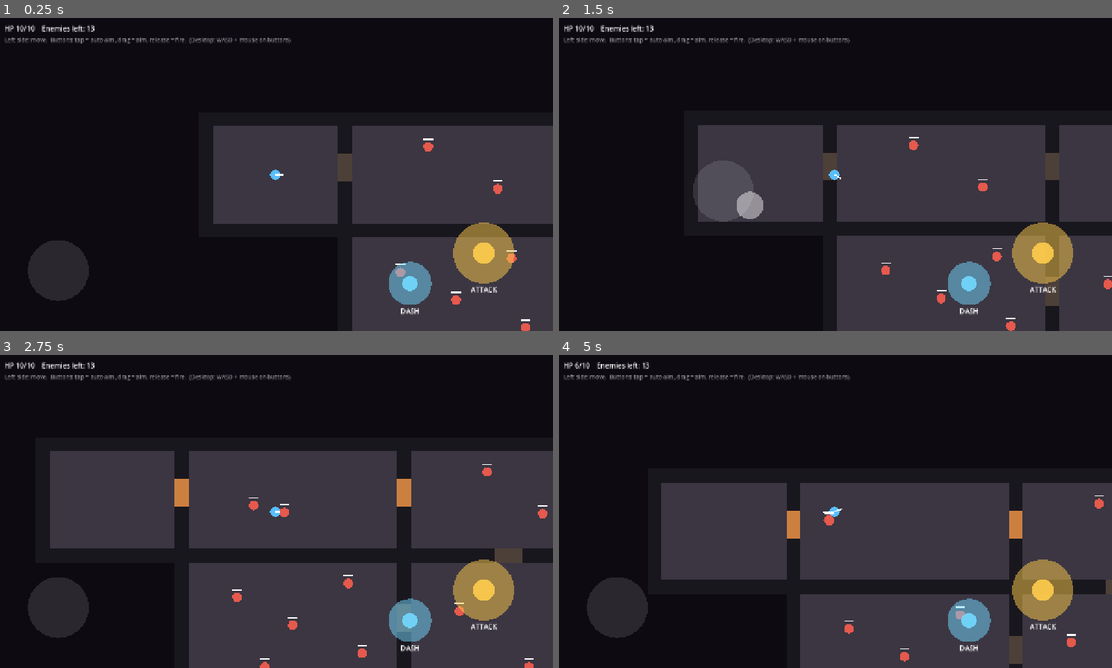
Above: before the commit, frames 1-4 (two rows, left to right).
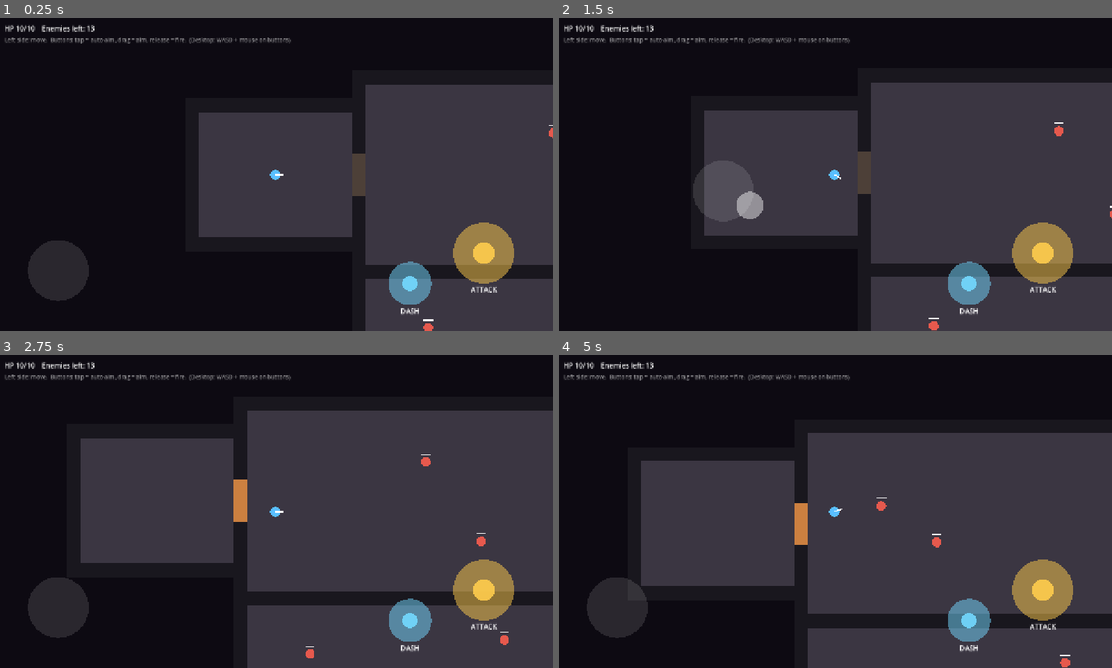
Above: after the commit, the same moments.

Repository: Zenb0t/toto
Game: Godot game, scene res://scenes/main.tscn
The game is run twice, just before and just after one commit, with the same random seed, the same clock (stepped at 60 frames per second) and the same inputs.
Inputs (mouse positions are in pixels of both pictures, inside the frame that each line leads up to):
- Up to frame 1 (0.25 s): no input
- Up to frame 2 (1.5 s): tap Enter at 0.5 s; move the mouse to (957, 158) at 0.52 s; hold D (move_right) 0.53-1.25 s; hold Shift 0.53-1.25 s; click (957, 158) at 0.67 s; drag from (724, 190) to (807, 237) at 1.27 s
- Up to frame 3 (2.75 s): move the mouse to (331, 442) at 2.02 s; hold D (move_right) from 2.03 s (still down); tap Ctrl at 2.1 s
- Up to frame 4 (5 s): release D (move_right) at 2.75 s; drag from (807, 574) to (669, 464) at 2.77 s; move the mouse to (1001, 558) at 3.52 s; hold A (move_left) 3.53-4.25 s; tap Alt at 3.6 s; drag from (669, 464) to (752, 433) at 4.27 s

The runs differ from the first frame. In frame 1, 12% of the frame differs, in the area x 35-100%, y 21-100%; in frame 2, 16%; in frame 3, 22%, in the area x 9-100%, y 17-100%; in frame 4, 19%.

Commit message:
Playtest feedback: attack wind-up, slower player, roomier dungeon
- Attacks now leave after a 0.15s wind-up (with a telegraph flash), and
  the time between attacks goes from 0.35s to 0.5s
- Player speed 220 -> 160
- Test dungeon rooms are much larger (up to 23x15 tiles) with 3-tile doors;
  same five-room route and enemy counts

Co-Authored-By: Claude Opus 5.5 <noreply@anthropic.com>
Claude-Session: https://claude.ai/code/session_015ZGKCCJdA1nx2f1Xhpqp12

Diff:
--- a/scripts/actors/player.gd
+++ b/scripts/actors/player.gd
@@ -6,12 +6,15 @@
 signal health_changed(current: int, maximum: int)
 signal died
 
-const SPEED := 220.0
+const SPEED := 160.0
 const MAX_HEALTH := 10
 const RADIUS := 12.0
 const BODY_COLOR := Color(0.35, 0.75, 1.0)
 const AIM_PREVIEW_COLOR := Color(1, 1, 1, 0.3)
-const ATTACK_INTERVAL := 0.35
+const ATTACK_INTERVAL := 0.5
+## Delay between releasing the button and the shot leaving, so attacks feel deliberate.
+const ATTACK_WINDUP := 0.15
+const WINDUP_COLOR := Color(1.0, 0.85, 0.4, 0.8)
 # Temporary utility until equipment exists.
 const DASH_SPEED := 900.0
 const DASH_DURATION := 0.15
@@ -27,6 +30,8 @@
 var _dash_direction := Vector2.ZERO
 var _dash_time_left := 0.0
 var _aim_preview := Vector2.ZERO
+var _windup_direction := Vector2.ZERO
+var _windup_time_left := 0.0
 
 
 func _ready() -> void:
@@ -40,11 +45,13 @@
 	_move_input = strength.limit_length(1.0)
 
 
+## Starts an attack. The shot leaves after a short wind-up; taps during the cooldown are ignored.
 func attack(direction: Vector2) -> void:
 	if direction == Vector2.ZERO or not _attack_cooldown.try_trigger():
 		return
 	facing = direction.normalized()
-	attack_fired.emit(global_position, facing)
+	_windup_direction = facing
+	_windup_time_left = ATTACK_WINDUP
 
 
 func dash(direction: Vector2) -> void:
@@ -76,6 +83,7 @@
 func _physics_process(delta: float) -> void:
 	_attack_cooldown.tick(delta)
 	_dash_cooldown.tick(delta)
+	_advance_windup(delta)
 	if _dash_time_left > 0.0:
 		_dash_time_left -= delta
 		velocity = _dash_direction * DASH_SPEED
@@ -87,7 +95,17 @@
 	queue_redraw()
 
 
+func _advance_windup(delta: float) -> void:
+	if _windup_time_left <= 0.0:
+		return
+	_windup_time_left -= delta
+	if _windup_time_left <= 0.0:
+		attack_fired.emit(global_position, _windup_direction)
+
+
 func _draw() -> void:
+	if _windup_time_left > 0.0:
+		draw_line(Vector2.ZERO, _windup_direction * (RADIUS + 28.0), WINDUP_COLOR, RADIUS * 1.4)
 	if _aim_preview != Vector2.ZERO:
 		draw_line(Vector2.ZERO, _aim_preview, AIM_PREVIEW_COLOR, RADIUS * 1.2)
 	draw_circle(Vector2.ZERO, RADIUS, BODY_COLOR)
--- a/scripts/dungeon/test_dungeon.gd
+++ b/scripts/dungeon/test_dungeon.gd
@@ -2,23 +2,35 @@
 ## The small, fixed dungeon used to playtest the core loop. Same layout every run; only loot varies.
 
 const LAYOUT := """
-###########################################
-#.........#...............#...............#
-#.........#.....e.........#.....e.........#
-#.........+...............+............e..#
-#....P....+...............+...............#
-#.........#..........e....#.........e.....#
-#.........#...............#...............#
-#.........#...............#...............#
-#################################++########
-###########...............#...............#
-###########...........e...#...............#
-###########...e...........#...........e...#
-###########...............+...e...........#
-###########.......e.......+...............#
-###########...............#...............#
-###########............e..#...............#
-###########.....e.........#........e......#
-###########...............#...............#
-###########################################
+#############################################################
+#############.......................#.......................#
+#############.......................#.......................#
+#...........#.......................#.......e...............#
+#...........#.............e.........#.......................#
+#...........#.......................#.......................#
+#...........+.......................+.......................#
+#.....P.....+.......................+................e......#
+#...........+.......................+.......................#
+#...........#.......................#.......................#
+#...........#.................e.....#.......................#
+#...........#.......................#.........e.............#
+#############.......................#.......................#
+#############.......................#.......................#
+###############################################+++###########
+#############.......................#.......................#
+#############.......................#.......................#
+#############..................e....#.......................#
+#############....e..................#.......................#
+#############.......................#..................e....#
+#############.......................#.....e.................#
+#############.......................+.......................#
+#############...........e...........+.......................#
+#############.......................+.......................#
+#############.......................#.......................#
+#############.......................#.......................#
+#############.......................#.......................#
+#############...e.............e.....#.............e.........#
+#############.......................#.......................#
+#############.......................#.......................#
+#############################################################
 """
--- /dev/null
+++ b/tests/integration/test_player_attack.gd
@@ -0,0 +1,41 @@
+extends GutTest
+
+const PLAYER_SCENE := preload("res://scenes/player.tscn")
+
+
+func _player() -> Player:
+	var player: Player = PLAYER_SCENE.instantiate()
+	add_child_autofree(player)
+	return player
+
+
+func test_attack_does_not_fire_the_instant_the_button_is_released() -> void:
+	var player := _player()
+	watch_signals(player)
+
+	player.attack(Vector2.RIGHT)
+
+	assert_signal_not_emitted(player, "attack_fired")
+
+
+func test_attack_fires_after_a_short_wind_up() -> void:
+	var player := _player()
+	watch_signals(player)
+
+	player.attack(Vector2.RIGHT)
+	await wait_seconds(Player.ATTACK_WINDUP + 0.1)
+
+	assert_signal_emitted(player, "attack_fired")
+	var fired_direction: Vector2 = get_signal_parameters(player, "attack_fired")[1]
+	assert_almost_eq(fired_direction, Vector2.RIGHT, Vector2(0.001, 0.001))
+
+
+func test_spamming_attack_fires_only_once_per_cooldown() -> void:
+	var player := _player()
+	watch_signals(player)
+
+	for _tap in 5:
+		player.attack(Vector2.UP)
+	await wait_seconds(Player.ATTACK_WINDUP + 0.1)
+
+	assert_signal_emit_count(player, "attack_fired", 1)
Not shown, added: tests/integration/test_player_attack.gd.uid
